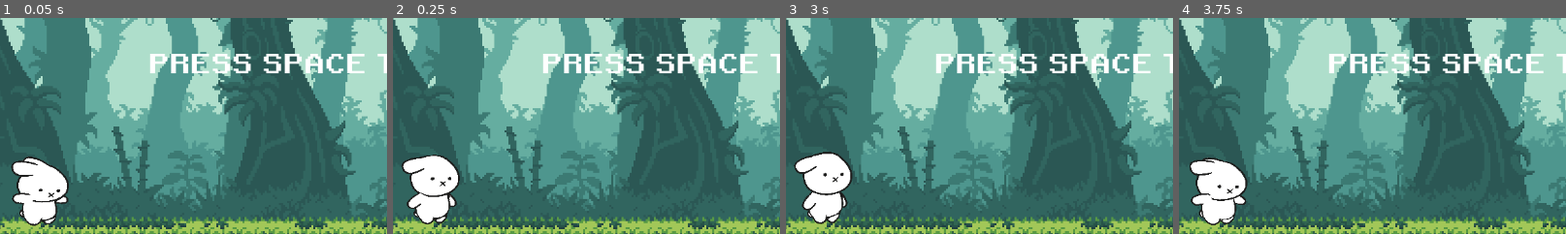
Above: before the commit, frames 1-4 (left to right).
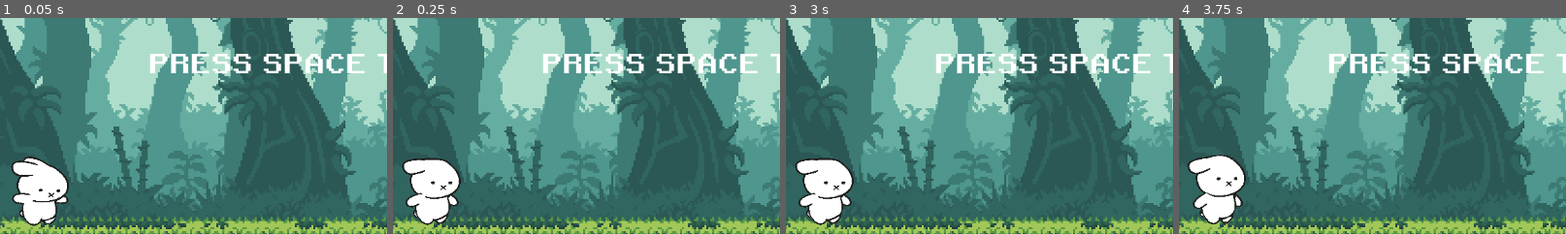
Above: after the commit, the same moments.

Repository: t-benitez/clinicaVideojuegos2024
Game: Godot game, scene res://scenes/main.tscn
Same seed, same stepped clock (60 frames per second), same inputs: the game is played once before the commit and once after it.
Inputs:
- Up to frame 1 (0.05 s): no input
- Up to frame 2 (0.25 s): no input
- Up to frame 3 (3 s): tap Space at 0.5 s; tap Enter (ui_accept) at 0.77, 1.52 s; hold Down (ui_down) 2.03-2.75 s; click "RESTART" at 2.75 s
- Up to frame 4 (3.75 s): click "Opciones" at 3.5 s
The pictures show only the part of the screen within x 8-58%, y 39-89%; the shares and areas given below are measured in that part.

Frame 1 is identical in both runs. In frame 2, 1.1% of the frame differs, in the area x 2-18%, y 63-96%; in frame 3, 1.5%, in the area x 2-18%, y 61-96%; in frame 4, 1.5%.

Commit message:
push frame rate

Diff:
--- a/scenes/dino.tscn
+++ b/scenes/dino.tscn
@@ -250,7 +250,7 @@
 }],
 "loop": true,
 "name": &"idle",
-"speed": 10.0
+"speed": 5.0
 }, {
 "frames": [{
 "duration": 1.0,
@@ -369,9 +369,8 @@
 position = Vector2(-0.625, 1.5)
 scale = Vector2(0.015, 0.015)
 sprite_frames = SubResource("SpriteFrames_6wmvf")
-animation = &"idle"
+animation = &"duck"
 autoplay = "idle"
-frame_progress = 0.569773
 
 [node name="RunCol" type="CollisionShape2D" parent="."]
 position = Vector2(-1, 0)
